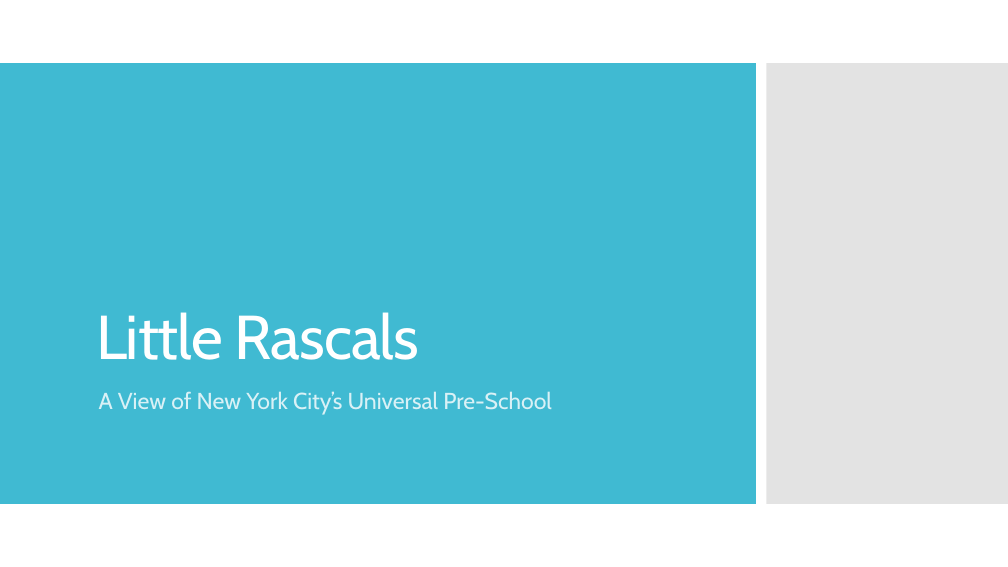
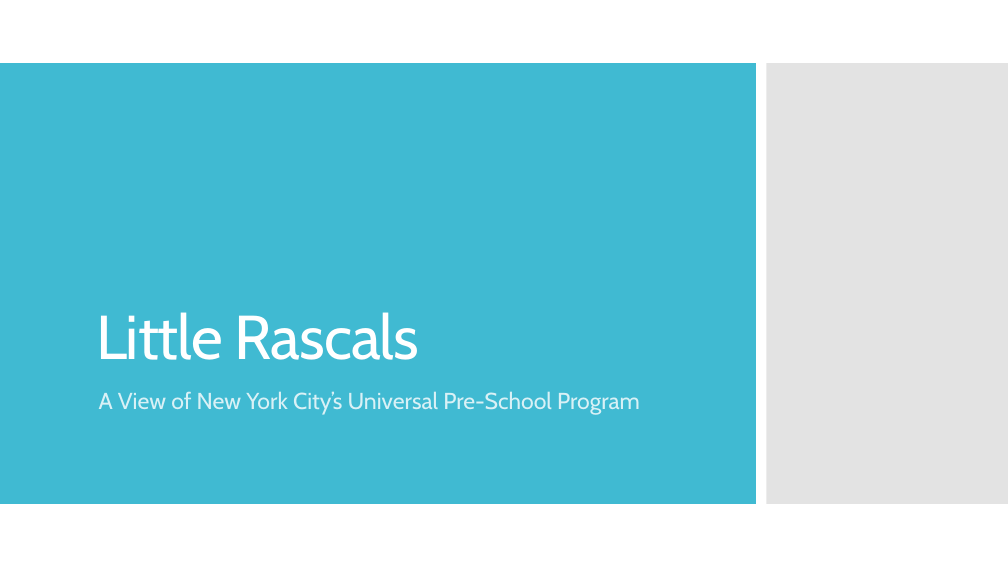
Before and after one commit to jwattier/nycdsa_shiny_proj, a slide deck: slide 1 of presentation/Little Rascals PK Schools in NYC.pptx. Drawn at 1008x567 pixels with LibreOffice and Linux fonts; fonts in the diff are those of the drawing. Boxes give left, top, right and bottom in pixels: in the first picture for what was removed or moved away, otherwise in the second. Text is boxed around its words. In the diff, an @@ line names an element or a change of style, - is before the commit and + after.

```diff
--- a/presentation/Little Rascals PK Schools in NYC.pptx
+++ b/presentation/Little Rascals PK Schools in NYC.pptx
@@ subtitle at [99,391,640,415]: text changed @@
-A View of New York City’s Universal Pre-School
+A View of New York City’s Universal Pre-School Program
```
Also in this commit, not shown: 7 other slides changed, 4 other files.
